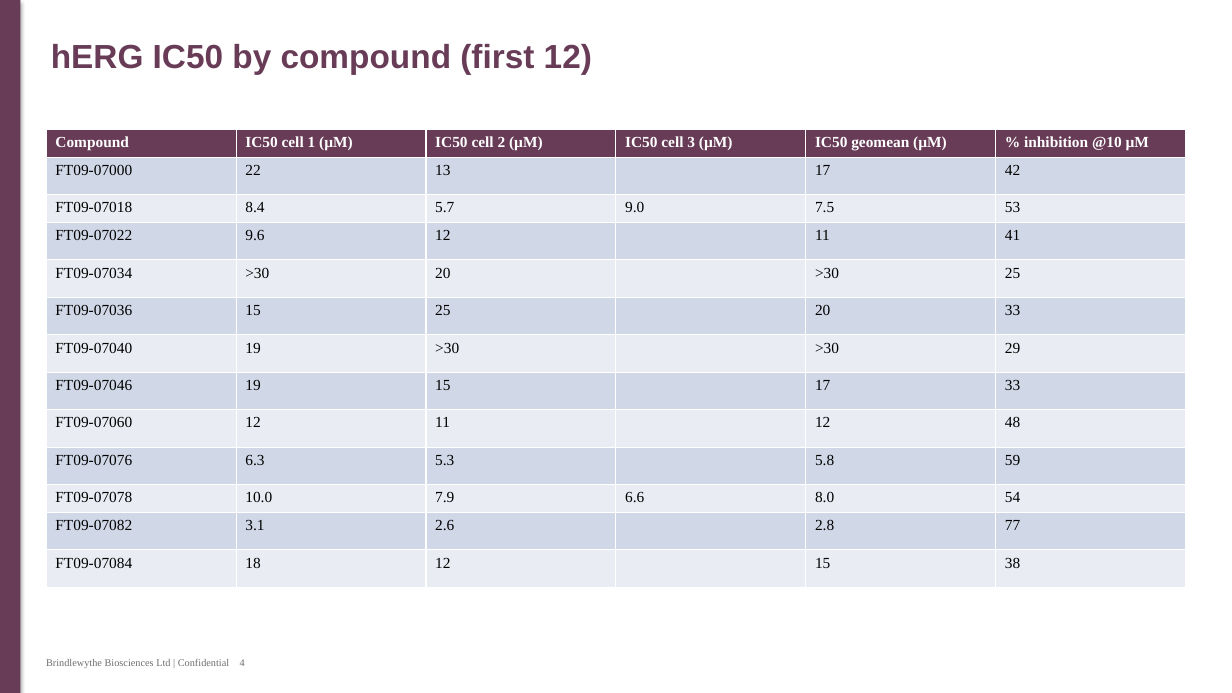
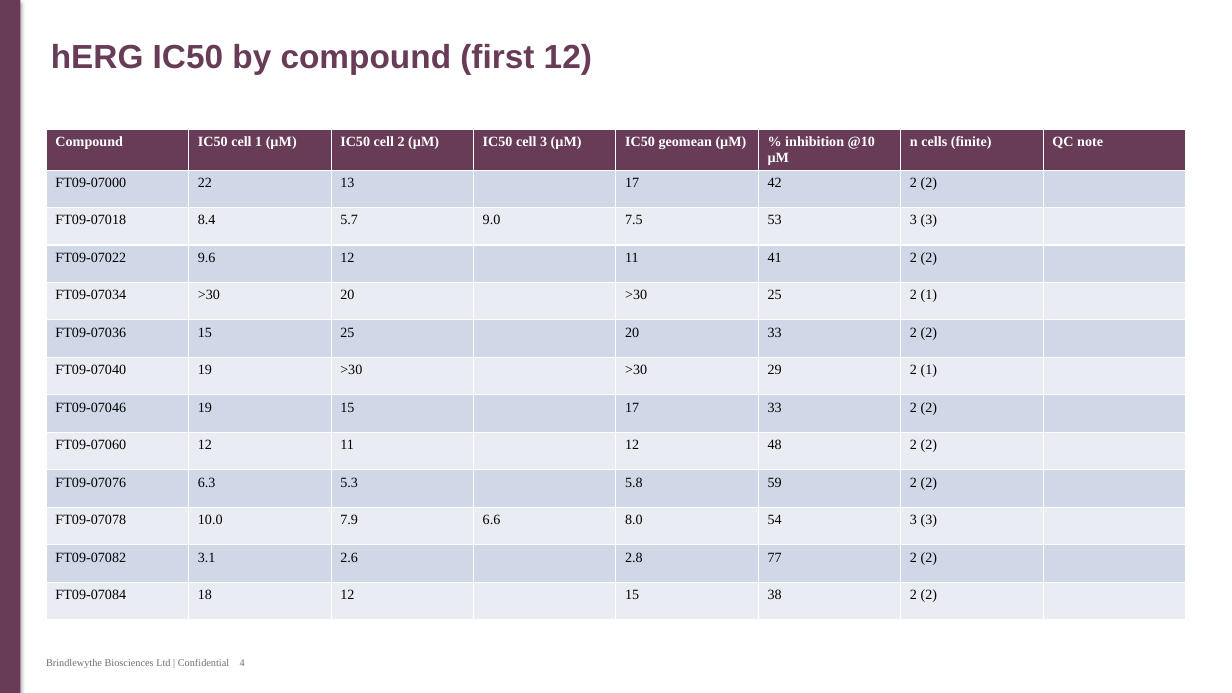
Before and after one commit to 60xAI/portco-mock-dataset, a slide deck: slide 4 of output/archive/Archive/Users/mellerscombe_old_laptop/Studies/BW18_0225/BW18_0225_hERG_CLIENT_v3_FINAL_final.pptx. Drawn at 1232x693 pixels with LibreOffice and Linux fonts; fonts in the diff are those of the drawing. Boxes give left, top, right and bottom in pixels: in the first picture for what was removed or moved away, otherwise in the second. Text is boxed around its words. In the diff, an @@ line names an element or a change of style, - is before the commit and + after.

```diff
--- a/output/archive/Archive/Users/mellerscombe_old_laptop/Studies/BW18_0225/BW18_0225_hERG_CLIENT_v3_FINAL_final.pptx
+++ b/output/archive/Archive/Users/mellerscombe_old_laptop/Studies/BW18_0225/BW18_0225_hERG_CLIENT_v3_FINAL_final.pptx
@@ table at bbox=[46, 129, 1185, 606] @@
+column 7: n cells (finite) | 2 (2) | 3 (3) | 2 (2) | 2 (1) | 2 (2) | 2 (1) | 2 (2) | 2 (2) | 2 (2) | 3 (3) | 2 (2) | 2 (2)
+column 8: QC note |  |  |  |  |  |  |  |  |  |  |  | 
@@ table: place and size @@
-table at bbox=[46, 129, 1189, 572]
+table at bbox=[46, 129, 1185, 606]
```
Also in this commit, not shown: 4 other slides changed, 1 other file.
